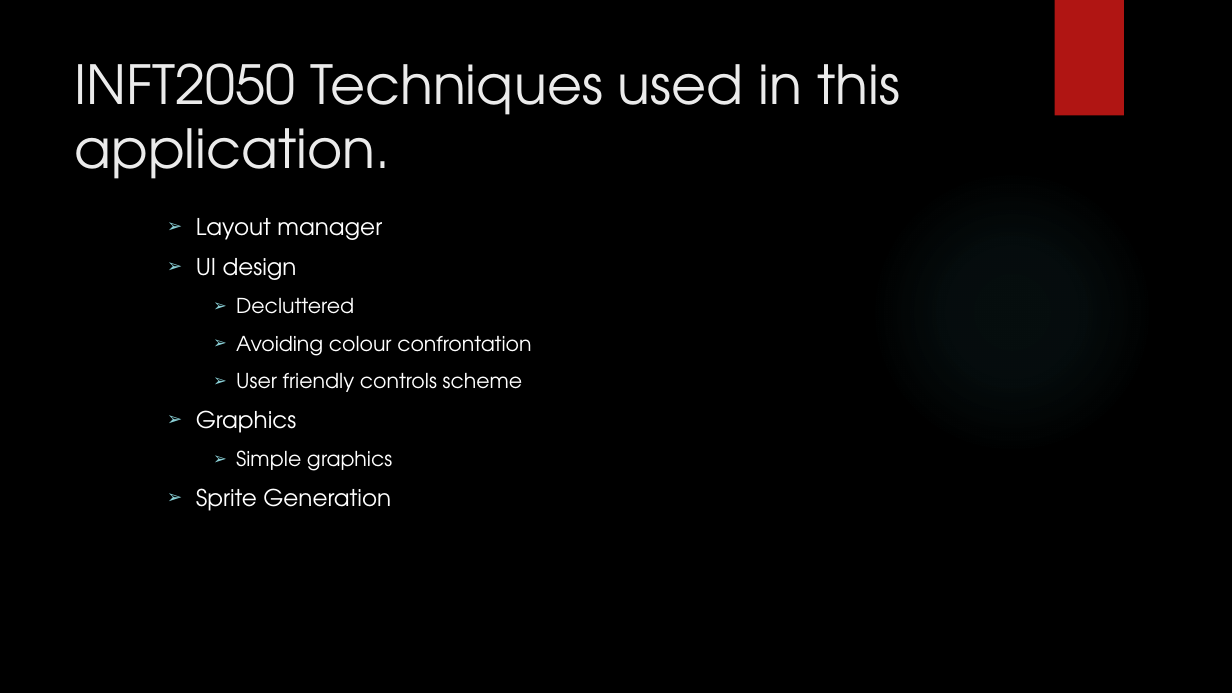
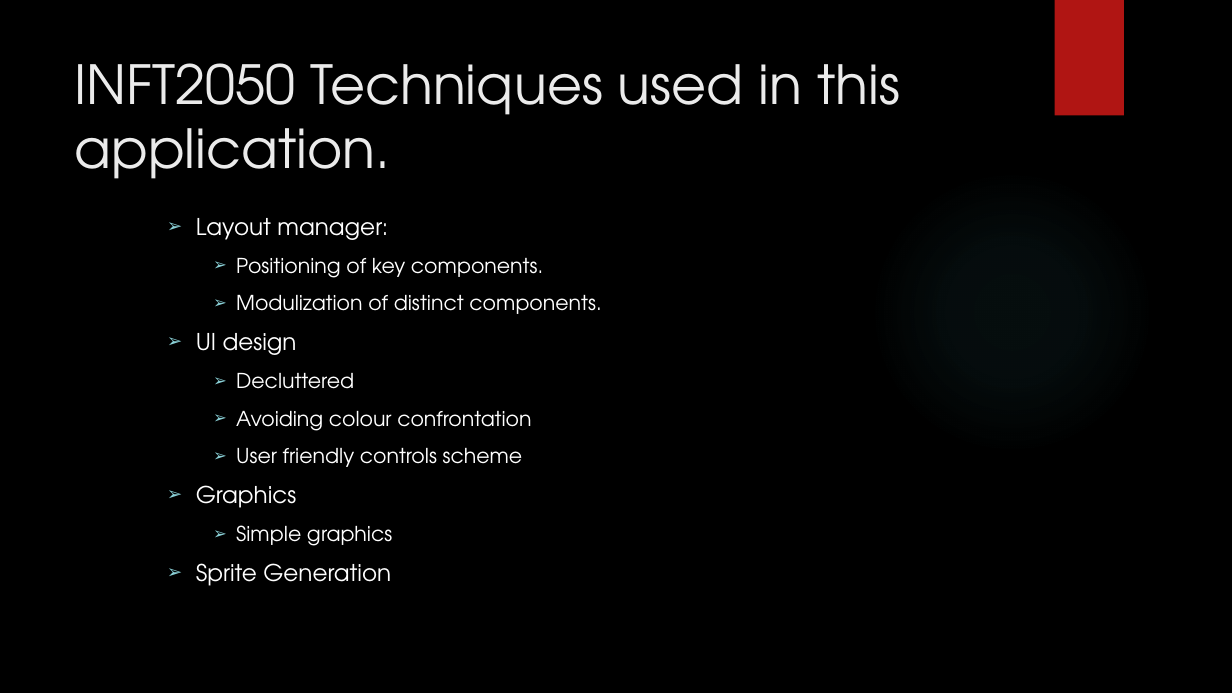
Before and after one commit to IgnitionOrk/SCaR_Arcade, a slide deck: slide 15 of SCaRArcade.pptx. Drawn at 1232x693 pixels with LibreOffice and Linux fonts; fonts in the diff are those of the drawing; background and template pictures are left out. Boxes give left, top, right and bottom in pixels: in the first picture for what was removed or moved away, otherwise in the second. Text is boxed around its words. In the diff, an @@ line names an element or a change of style, - is before the commit and + after.

```diff
--- a/SCaRArcade.pptx
+++ b/SCaRArcade.pptx
@@ text at (x1=196, y1=218, x2=601, y2=314): text changed; size 18 to 16 pt @@
-  ➢ Layout manager
+  ➢ Layout manager:
+    ➢ Positioning of key components.
+    ➢ Modulization of distinct components.
```
Also in this commit, not shown: 4 other slides changed.
